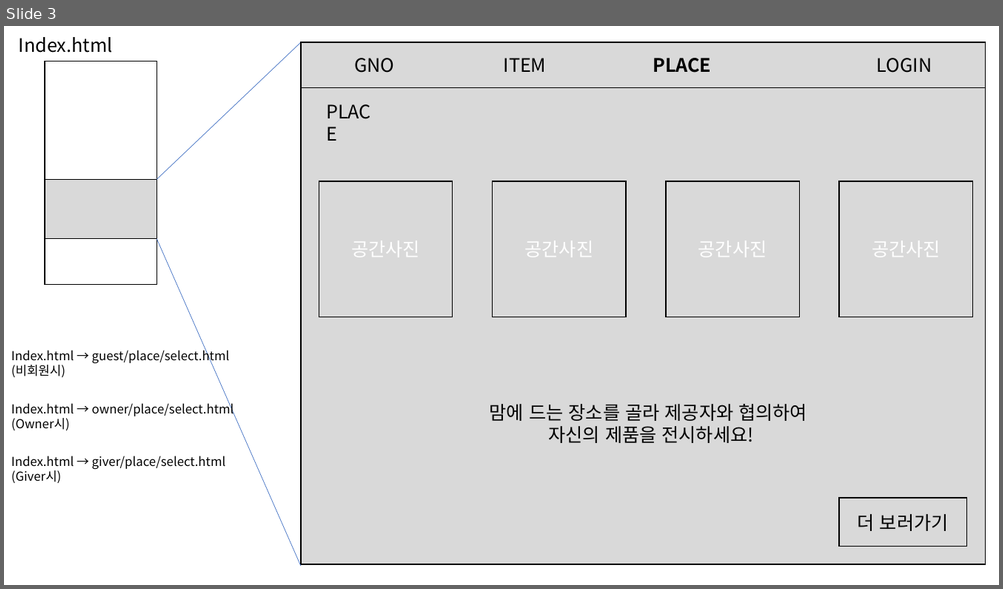
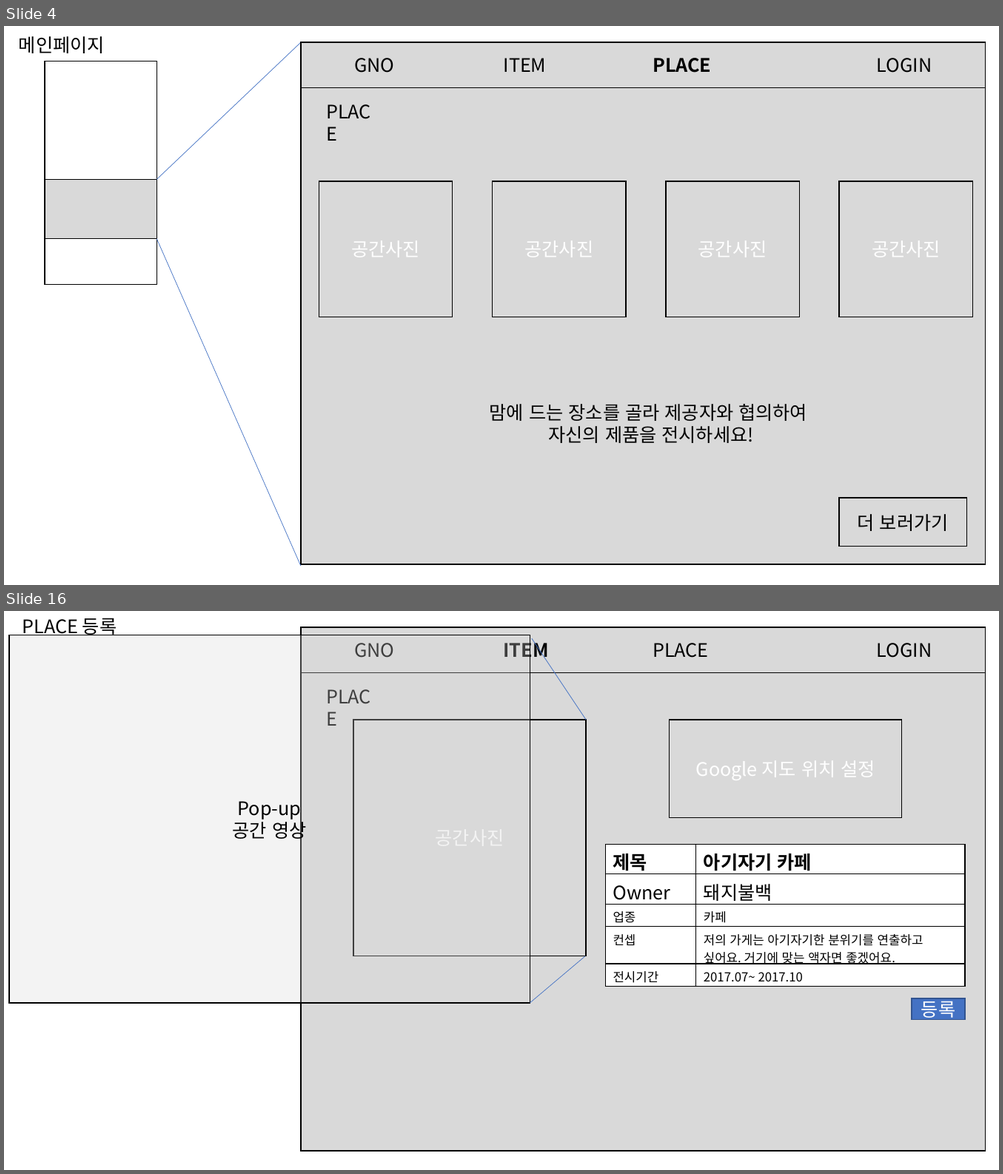
Before and after one commit to bigwin26/spring, a slide deck: GNO/3조 메인페이지 디자인.pptx. Shown one above the other, each under a label of ours: slide 3 before the commit, slides 4 and 16 after it; the slides between them are not shown. The pictures are 1003x589 and 1003x1174 pixels, drawn with LibreOffice and Linux fonts; fonts in the diff are those of the drawing. Boxes give left, top, right and bottom in pixels: in the first picture for what was removed or moved away, otherwise in the second. Text is boxed around its words. In the diff, an @@ line names an element or a change of style, - is before the commit and + after.

```diff
--- a/GNO/3조 메인페이지 디자인.pptx
+++ b/GNO/3조 메인페이지 디자인.pptx
@@ slide 16 added at [4,611,999,1170], background #FFFFFF @@
@@ text added at [22,619,79,635], 18 pt, text #000000 @@
+PLACE
@@ text added at [82,618,116,635], 18 pt, text #000000 @@
+PLACE 등록
@@ rectangle added at [301,627,985,1151], fill #D9D9D9, outline #000000 1 pt @@
@@ rectangle added at [301,627,985,673], fill #D9D9D9, outline #000000 1 pt, 18 pt, text #000000 @@
+GNO ITEM PLACE LOGIN
@@ rectangle added at [9,635,530,1002], fill #D9D9D9 at 29% opacity, outline #000000 1 pt, 18 pt, text #000000 @@
+Pop-up
+공간 영상
@@ line added from (586, 720) to (532, 638), #4472C4 0.5 pt @@
@@ rectangle added at [353,720,586,957], fill #D9D9D9, outline #000000 1 pt @@
@@ rectangle added at [669,720,902,817], fill #D9D9D9, outline #000000 1 pt, 18 pt, text #FFFFFF @@
+Google 지도 위치 설정
@@ table added at [606,845,965,986], 5 rows, 2 columns @@
+제목 | 아기자기 카페
+Owner | 돼지불백
+업종 | 카페
+컨셉 | 저의 가게는 아기자기한 분위기를 연출하고 싶어요. 거기에 맞는 액자면 좋겠어요.
+전시기간 | 2017.07~ 2017.10
@@ line added from (585, 957) to (530, 1003), #4472C4 0.5 pt @@
@@ rectangle added at [911,999,965,1021], fill #4472C4, outline #325491 1 pt, 18 pt, text #FFFFFF @@
+등록
@@ what was slide 3 is now slide 4 @@
@@ slide 4 changed as well @@
@@ text at [19,36,105,53]: text changed @@
-Index.html
+메인페이지
@@ text removed at [11,348,230,378] @@
-Index.html → guest/place/select.html
-(비회원시)
@@ text removed at [11,401,234,431] @@
-Index.html → owner/place/select.html
-(Owner시)
@@ text removed at [11,456,226,483] @@
-Index.html → giver/place/select.html
-(Giver시)
```
Also in this commit, not shown: 2 other slides changed, 16 other slides added, 1 other file.
